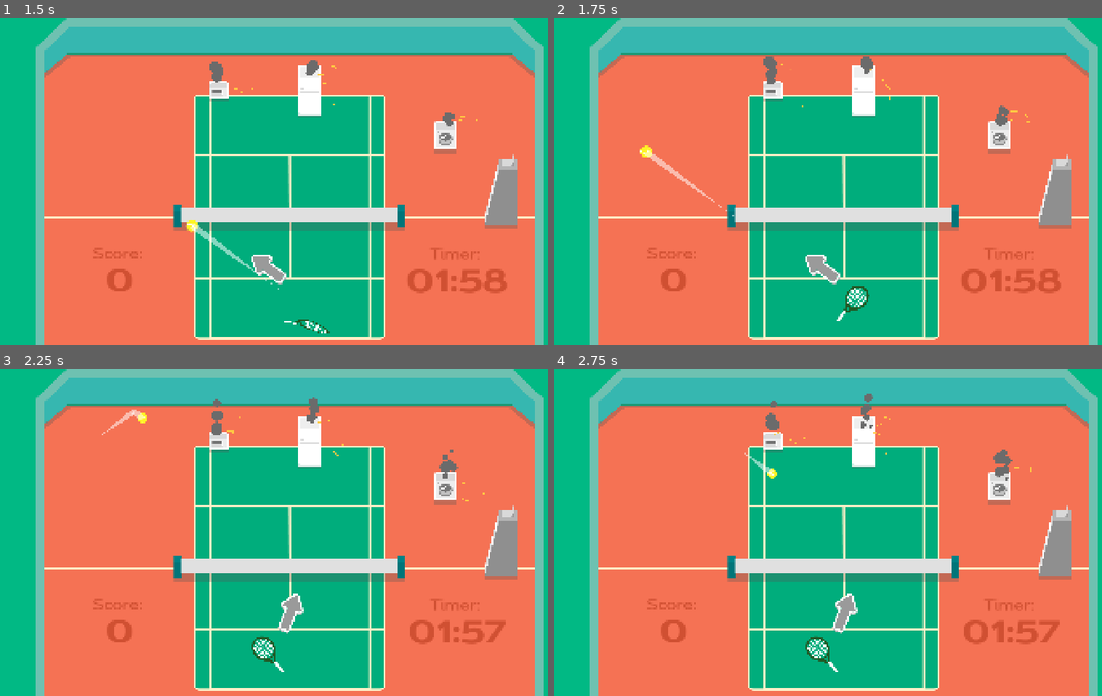
Above: before the commit, frames 1-4 (two rows, left to right).
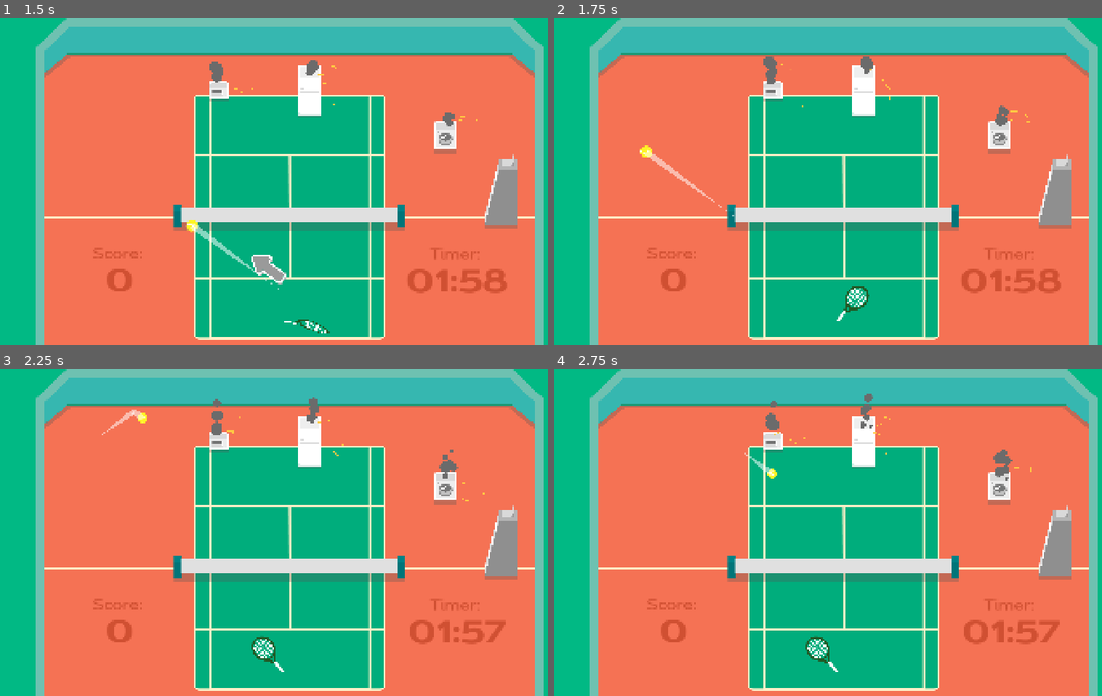
Above: after the commit, the same moments.

Repository: VeryKoolGames/ace_electromenager
Game: Godot game, scene res://Assets/Scenes/Main/main.tscn
Same seed, same stepped clock (60 frames per second), same inputs: the game is played once before the commit and once after it. The engine's default icon, where the game draws it, is replaced by a stand-in: a white triangle on a blue panel in a dark square.
Inputs (mouse positions are in pixels of both pictures, inside the frame that each line leads up to):
- Up to frame 1 (1.5 s): move the mouse to (416, 165) at 0.52 s; press the mouse at (416, 165) at 0.53 s; move the mouse to (175, 197) at 1.27 s; release the mouse at (175, 197) at 1.28 s; click (175, 197) at 1.35 s
- Up to frame 2 (1.75 s): no input
- Up to frame 3 (2.25 s): move the mouse to (345, 460) at 2.02 s; press the mouse at (345, 460) at 2.03 s
- Up to frame 4 (2.75 s): no input

Frame 1 is identical in both runs. In frame 2, 0.3% of the frame differs, in the area x 45-53%, y 72-82%; in frame 3, 0.3%; in frame 4, 0.3%.

Commit message:
hide aiming arrow when no ball

Diff:
--- a/Assets/Scenes/Main/main.tscn
+++ b/Assets/Scenes/Main/main.tscn
@@ -6,7 +6,6 @@
 [ext_resource type="Texture2D" uid="uid://bevmkrhh4178r" path="res://Assets/sprites/Arbitre.png" id="3_fd4wd"]
 [ext_resource type="PackedScene" uid="uid://d1ysdhtre3o3c" path="res://Assets/Scenes/Machines/washing_machine.tscn" id="3_fh41q"]
 [ext_resource type="Script" uid="uid://cjak1xtq8wcro" path="res://Assets/Scripts/Managers/score_manager.gd" id="3_tmbkf"]
-[ext_resource type="Texture2D" uid="uid://cgvu0gggcdn52" path="res://Assets/sprites/Maquette.png" id="3_wi0v3"]
 [ext_resource type="PackedScene" uid="uid://c0e7ig0yj3wpm" path="res://Assets/Scenes/PowerUps/power_up_triple_shot.tscn" id="4_c83bt"]
 [ext_resource type="Script" uid="uid://d4g0i50hhx6nq" path="res://Assets/Scripts/Managers/game_timer_manager.gd" id="4_tmbkf"]
 [ext_resource type="FontFile" uid="uid://dcpralwchfa01" path="res://Assets/Fonts/Dienstag_Medium.otf" id="5_o5d14"]
@@ -268,11 +267,6 @@
 texture = ExtResource("1_gkykh")
 expand_mode = 1
 
-[node name="Maquette" type="Sprite2D" parent="ResponsiveLayer/Decors"]
-visible = false
-position = Vector2(964, 544)
-texture = ExtResource("3_wi0v3")
-
 [node name="PlayerPos" type="Control" parent="ResponsiveLayer"]
 layout_mode = 3
 anchors_preset = 7
--- a/Assets/Scenes/Player/player.tscn
+++ b/Assets/Scenes/Player/player.tscn
@@ -23,11 +23,12 @@
 position = Vector2(0, -119)
 scale = Vector2(0.5, 0.5)
 
-[node name="BallSpawner" type="Node2D" parent="."]
+[node name="BallSpawner" type="Node2D" parent="." node_paths=PackedStringArray("aiming_arrow")]
 script = ExtResource("4_340hg")
 ball_scene = ExtResource("5_340hg")
 spawn_cooldown = 2
 fast_spawn_cooldown = 0.5
+aiming_arrow = NodePath("../AimingArrow")
 
 [node name="SpawnPoint" type="Node2D" parent="BallSpawner"]
 position = Vector2(0, -76)
--- a/Assets/Scripts/Ball/ball_spawner.gd
+++ b/Assets/Scripts/Ball/ball_spawner.gd
@@ -4,10 +4,13 @@
 @export var ball_scene: PackedScene
 @export var spawn_cooldown := 0
 @export var fast_spawn_cooldown := 0.0
+@export var aiming_arrow: Node2D
+var aiming_arrow_base_scale: Vector2
 @onready var spawn_point: Node2D = $SpawnPoint
 @onready var cooldown_timer: Timer = $CooldownTimer
 
 func _ready() -> void:
+	aiming_arrow_base_scale = aiming_arrow.scale
 	spawn_ball()
 	cooldown_timer.wait_time = spawn_cooldown
 	cooldown_timer.timeout.connect(on_cooldown_ended)
@@ -17,6 +20,7 @@
 func spawn_ball() -> void:
 	if owner.current_ball:
 		return
+	scale_raquette()
 	var ball = ball_scene.instantiate() as Ball
 	call_deferred("add_child", ball)
 	ball.global_position = spawn_point.position
@@ -38,3 +42,7 @@
 func on_fast_show_power_up_expired(type: ResPowerUp.PowerUpEnum) -> void:
 	if type == ResPowerUp.PowerUpEnum.FAST_SPAWN_SHOT:
 		cooldown_timer.wait_time = spawn_cooldown
+
+func scale_raquette() -> void:
+	var tween = create_tween()
+	tween.tween_property(aiming_arrow, "scale", aiming_arrow_base_scale, 0.1)
--- a/Assets/Scripts/Player/aiming_arrow.gd
+++ b/Assets/Scripts/Player/aiming_arrow.gd
@@ -72,3 +72,4 @@
 	var target_scale: Vector2 = scale
 	tween.tween_property(self, "scale", target_scale + scale_factor, 0.1)
 	tween.tween_property(self, "scale", target_scale, 0.1)
+	tween.tween_property(self, "scale", Vector2.ZERO, 0.1)
--- a/Assets/Scripts/UI/leaderboard_container.gd
+++ b/Assets/Scripts/UI/leaderboard_container.gd
@@ -21,7 +21,7 @@
 			line = leaderboard_line_scene.instantiate() as LeaderboardLine
 		else:
 			line = self_leaderboard_line_scene.instantiate() as LeaderboardLine
-		var line_data = ResLeaderboardLine.new(data[index].get("name"), index + 1, data[index].get("highest_score"))
+		var line_data = ResLeaderboardLine.new(data[index].get("pseudo"), index + 1, data[index].get("highest_score"))
 		leaderboard_line_container.add_child(line)
 		line.populate_line(line_data)
 
Not shown: 1 places in Assets/Scenes/Main/main.tscn that only renumber resources
